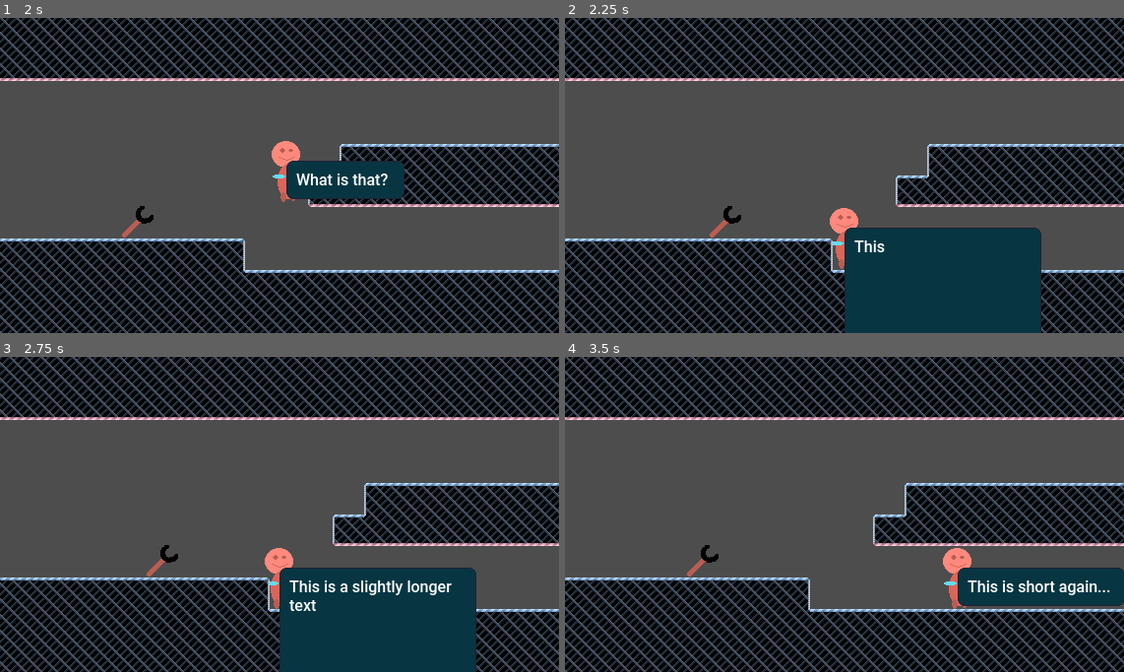
Above: before the commit, frames 1-4 (two rows, left to right).
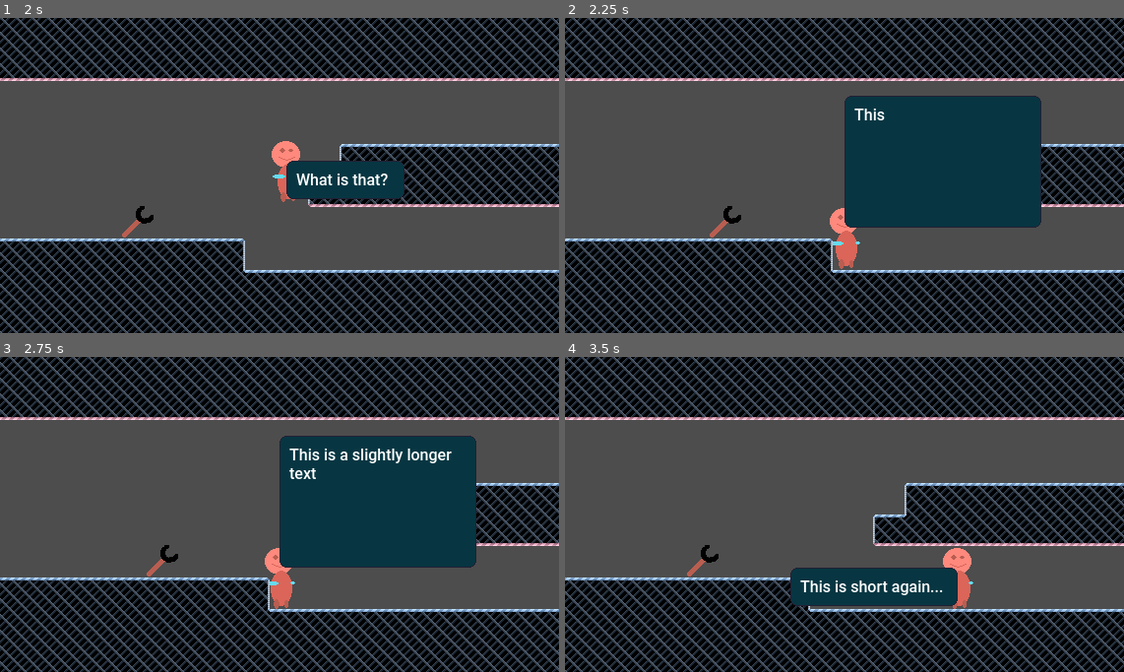
Above: after the commit, the same moments.

Repository: panorb/ludum-dare-58
Game: Godot game, scene res://game/game.tscn
The game is run twice, just before and just after one commit, with the same random seed, the same clock (stepped at 60 frames per second) and the same inputs.
Inputs:
- Up to frame 1 (2 s): tap Enter at 0.5 s; hold Right (move_right) from 0.53 s (still down); tap W (interact) at 0.6, 1.35 s; tap Space (jump) at 0.77, 1.52 s
- Up to frame 2 (2.25 s): release Right (move_right) at 2.03 s; hold Left (move_left) from 2.03 s (still down); tap W (interact) at 2.1 s
- Up to frame 3 (2.75 s): keep holding Left (move_left)
- Up to frame 4 (3.5 s): release Left (move_left) at 2.78 s; hold Right (move_right) from 2.78 s (still down); tap W (interact) at 2.85 s; tap Space (jump) at 3.02 s

Frame 1 is identical in both runs. In frame 2, 24% of the frame differs, in the area x 50-86%, y 24-100%; in frame 3, 24%; in frame 4, 7.2%.

Commit message:
speechbubbles scaling and clipping according to viewport

Diff:
--- a/godot/cutscene/dialog.gd
+++ b/godot/cutscene/dialog.gd
@@ -27,43 +27,39 @@
 	# $SpeechBubble.visible = false
 
 
-var skip = 0
+var iter_print_count = 0
 func iter_print(msg):
-	if skip % 4 == 0:
+	if iter_print_count % 4 == 0:
 		print(msg)
 
 func _process(delta: float) -> void:
-	skip = skip + 1
-	var player : CharacterBody2D = get_tree().get_first_node_in_group("player")
+	# var player : CharacterBody2D = get_tree().get_first_node_in_group("player")
 	var camera: Camera2D = get_tree().get_first_node_in_group("camera")
-	var t = get_viewport_rect()
-	var vp = get_viewport()
-	# iter_print("viewport:\n\t{0}\n\t{1}".format([vp,t]))
-	var window = get_window()
-	iter_print("win: {0}".format([get_window().size]))
 
-	# print("t: {0}".format([t]))
-	iter_print("camera:\n\tviewport_rect: {0}\n\ttransform: {1}".format([camera.get_viewport_rect(),  camera.get_viewport_transform()]))
-	iter_print("player: P:{0}, GP:{1}".format([player.position,player.global_position]))
-
-	#if current_speaker_node:
-	#	print("speaker global pos: {0}".format([current_speaker_node.global_position]))
-
-	# var camera_topleft = camera.global_position - (get_window().size / 2.0)
-	# print(camera_topleft)
-
+	# current speaker node: e.g.: alert node oder player,
+	# current_speech_bubble_node: displayed textbox
+	# we are positioning it here correctly
 	if current_speaker_node and current_speech_bubble_node:
 		var transform = camera.get_viewport_transform()
+
+		# we need to divide the origin according to the scale of the viewport transforms as
+		# origin scales with the window size too
 		var scaled_origin = Vector2(
-			 transform.origin.x / transform.x.x ,
+			transform.origin.x / transform.x.x ,
 			transform.origin.y / transform.y.y
 		)
-		iter_print("cspn:\n\tp: {0}\n\t gp: {1}".format([current_speaker_node.position, current_speaker_node.global_position]))
-		current_speech_bubble_node.position = current_speaker_node.global_position + scaled_origin
-		# current_speech_bubble_node.position.x *= transform.x
-		# current_speech_bubble_node.position.y = current_speaker_node.global_position.y + origin.y
-		iter_print("box: {0}".format([current_speech_bubble_node.position]))
-		# var viewport_pos = get_viewport().get_visible_rect().position
-		# print(t)
-		# current_speech_bubble_node.position = current_speaker_node.global_position
-		# current_speech_bubble_node.position = current_speaker_node.global_position # + camera.global_position + (get_window().size / 2.0)
+
+		# we want to clip the dialog box later so it isn't out of the viewport
+		var bbox = Vector2(current_speech_bubble_node.size)
+		var pos = current_speaker_node.global_position + scaled_origin
+
+		# clipping: if the bbox of the speechbuble might be out of the window
+		#   move it back in
+		var camera_viewport_size = camera.get_viewport_rect().size
+		if (pos.x + bbox.x ) >= camera_viewport_size.x:
+			pos.x -= bbox.x
+
+		if (pos.y + bbox.y ) >= camera_viewport_size.y:
+			pos.y -= bbox.y
+
+		current_speech_bubble_node.position = pos
--- a/godot/cutscene/speech_bubble.gd
+++ b/godot/cutscene/speech_bubble.gd
@@ -27,3 +27,6 @@
 
 	%RichTextLabel.text = value
 	visible = true
+
+func get_visible_rect():
+	return %RichTextLabel.get_visible_content_rect()
